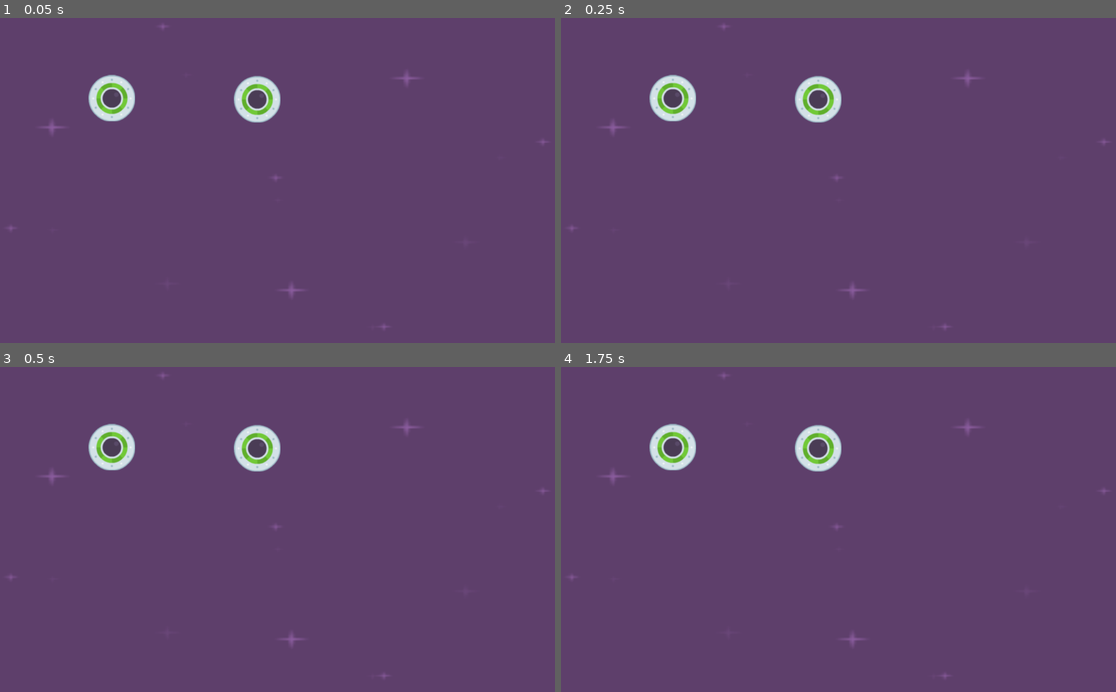
Above: before the commit, frames 1-4 (two rows, left to right).
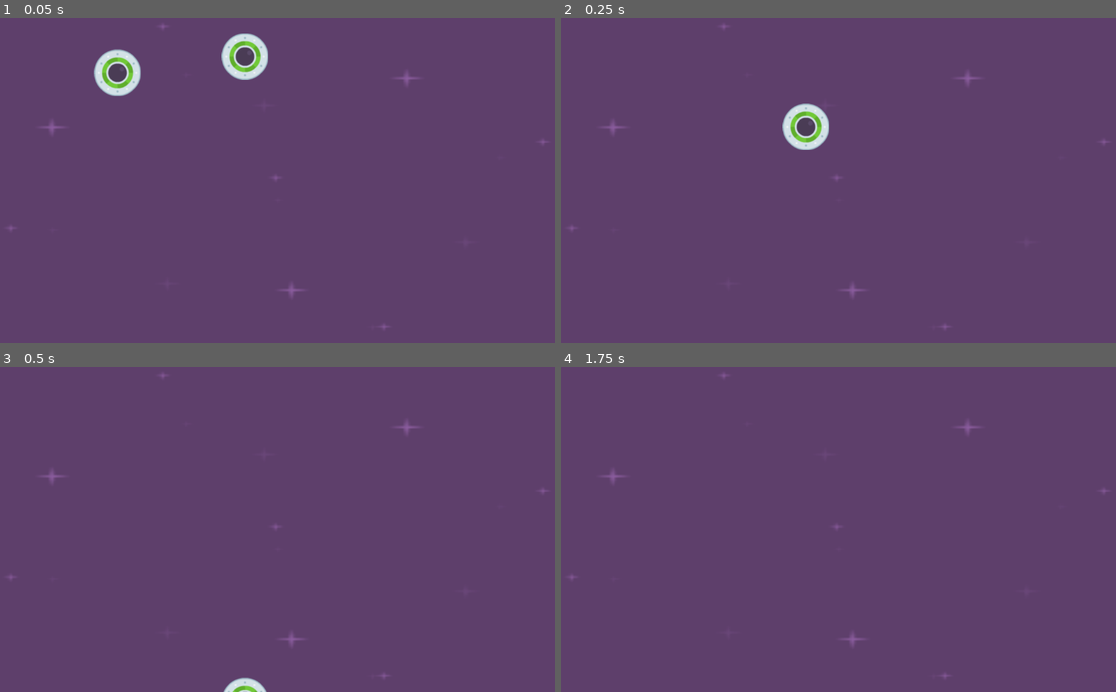
Above: after the commit, the same moments.

Repository: manuyeldev/SpeedySaucer
Game: Godot game, scene res://level_1.tscn
The game is run twice, just before and just after one commit, with the same random seed, the same clock (stepped at 60 frames per second) and the same inputs.
Inputs:
- Up to frame 1 (0.05 s): no input
- Up to frame 2 (0.25 s): no input
- Up to frame 3 (0.5 s): no input
- Up to frame 4 (1.75 s): tap Enter at 1.25 s

The runs differ from the first frame. In frame 1, 3.0% of the frame differs, in the area x 15-51%, y 4-33%; in frame 2, 2.2%; in frame 3, 1.9%; in frame 4, 1.7%.

Commit message:
13. Editing Instances: Player and Player2

Diff:
--- a/level_1.tscn
+++ b/level_1.tscn
@@ -11,7 +11,8 @@
 texture = ExtResource("1_kd63o")
 
 [node name="Player" parent="." instance=ExtResource("2_tmir2")]
-position = Vector2(533, 171)
+position = Vector2(509, 83)
 
 [node name="Player2" parent="." instance=ExtResource("2_tmir2")]
-position = Vector2(249, 169)
+position = Vector2(260, 83)
+gravity_scale = 44.02
--- a/player.tscn
+++ b/player.tscn
@@ -6,7 +6,7 @@
 radius = 46.0109
 
 [node name="Player" type="RigidBody2D"]
-gravity_scale = 0.0
+gravity_scale = 5.0
 
 [node name="Sprite2D" type="Sprite2D" parent="."]
 texture = ExtResource("1_58hup")
